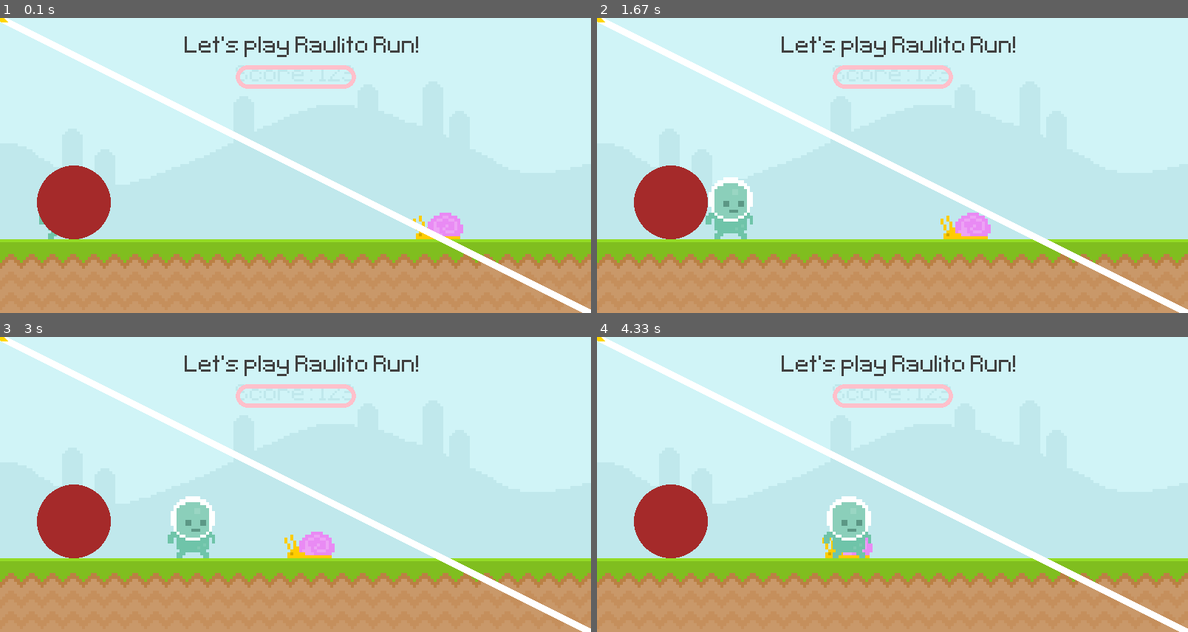
Above: before the commit, frames 1-4 (two rows, left to right).
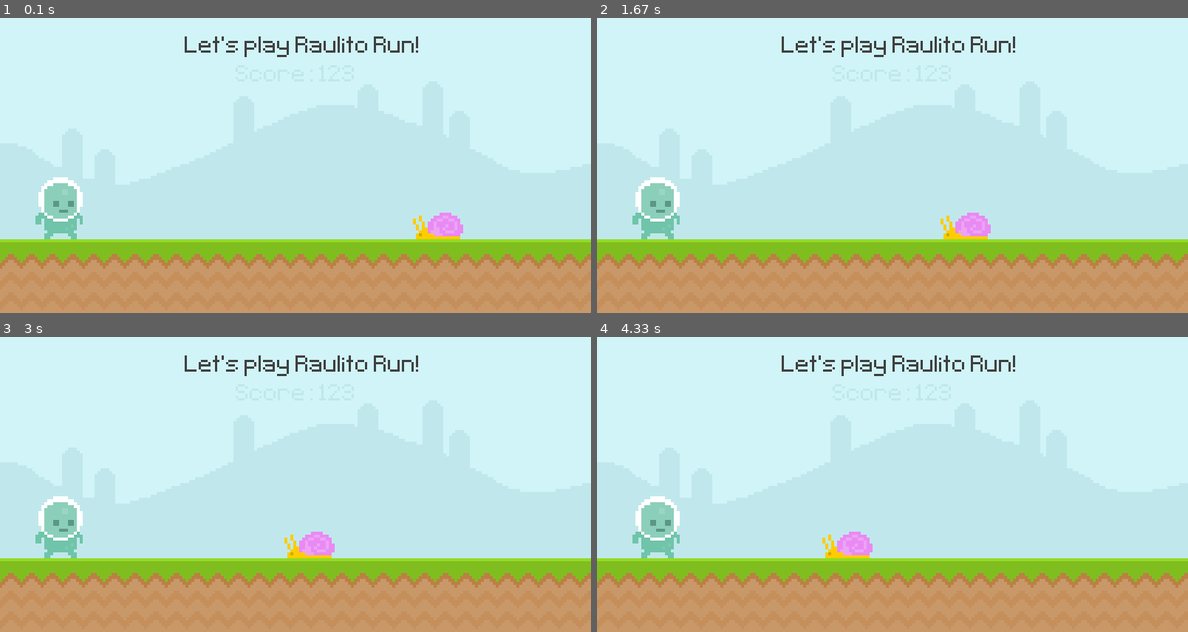
Above: after the commit, the same moments.

Repository: jm4ch4do/py_game_mario
Game: pygame game, started from window.py
Same seed, same stepped clock (60 frames per second), same inputs: the game is played once before the commit and once after it.
Inputs:
- Up to frame 1 (0.1 s): no input
- Up to frame 2 (1.67 s): tap Space at 0.33 s
- Up to frame 3 (3 s): no input
- Up to frame 4 (4.33 s): no input

The runs differ from the first frame. In frame 1, 5.6% of the frame differs, in the area x 0-100%, y 0-100%; in frame 2, 6.9%; in frame 3, 6.9%; in frame 4, 6.9%.

Commit message:
test: captures pressed keys

Diff:
--- a/window.py
+++ b/window.py
@@ -57,6 +57,14 @@
             _pyg.quit()
             _sys.exit()
 
+        # --- Key Press
+        if event.type == _pyg.KEYDOWN:
+            if event.key == _pyg.K_SPACE:
+                print('JUMP NOW')
+
+        if event.type == _pyg.KEYUP:
+            print('KEY UP')
+
 
     # -----INSERT FIXED SURFACES
     screen.blit(sky_surface, sky_pos)
@@ -66,23 +74,19 @@
 
 
     # -----INSERT MOVING SURFACES
-    # screen.blit(snail_surface, (snail_x, snail_y))
-    # screen.blit(player_surface, (player_x, player_y))
     screen.blit(snail_surface, snail_rect)
     screen.blit(player_surface, player_rect)
-
-    _pyg.draw.rect(screen, 'Pink', score_rect, 6, 20)
-    _pyg.draw.line(screen, 'White', (0,0), (800, 400), 10)
-    _pyg.draw.line(screen, 'Gold', (0,0), _pyg.mouse.get_pos(), 10)
-    _pyg.draw.ellipse(screen, 'Brown', _pyg.Rect(50, 200, 100, 100))
 
 
     # -----MOVING ELEMENTS
     snail_rect.x -= 1
     if snail_rect.right <= 0: snail_rect.left = SCREEN_X
 
-    player_rect.left += 1
 
+    # # -----CAPTURE KEYS
+    keys = _pyg.key.get_pressed()
+    if keys[_pyg.K_SPACE]:
+        print('still holding space')
 
     # ----- GAME LOOP END
     _pyg.display.update()
